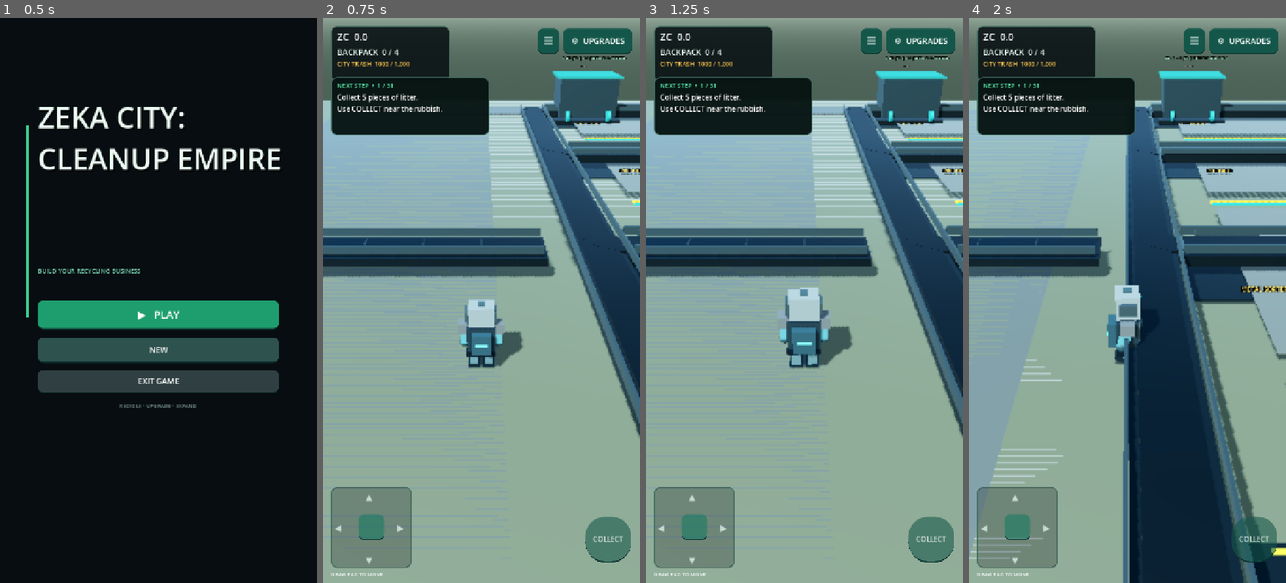
Above: before the commit, frames 1-4 (left to right).
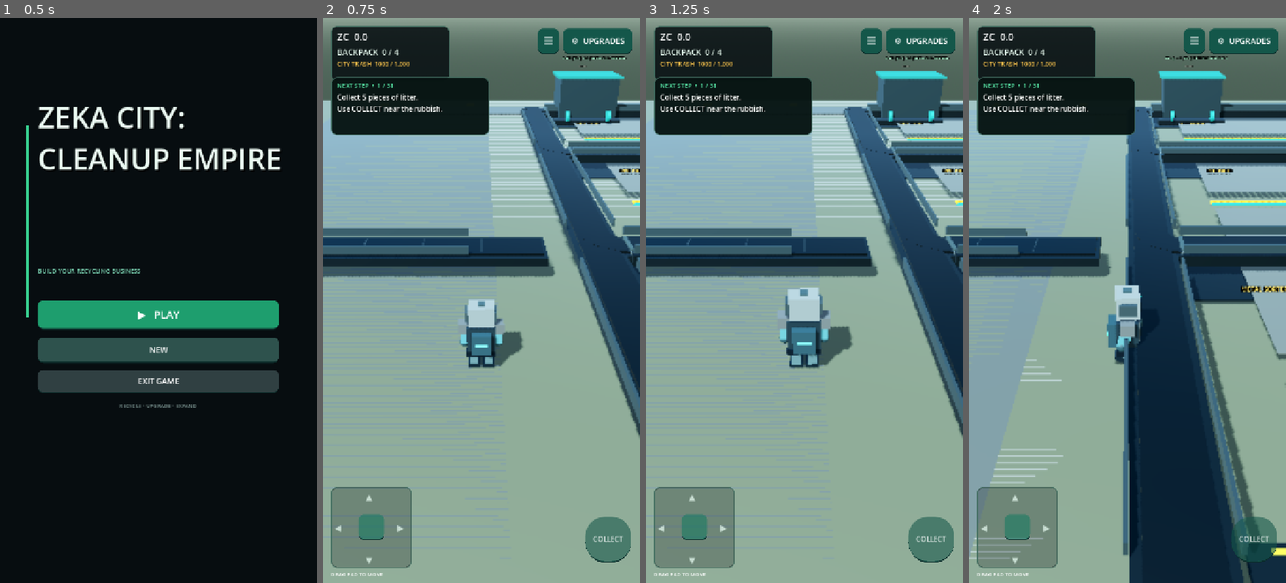
Above: after the commit, the same moments.

Repository: zekainstabot/trash-empire
Game: Godot game, scene res://Scenes/Main.tscn
Same seed, same stepped clock (60 frames per second), same inputs: the game is played once before the commit and once after it.
Inputs (mouse positions are in pixels of both pictures, inside the frame that each line leads up to):
- Up to frame 1 (0.5 s): no input
- Up to frame 2 (0.75 s): click "▶ PLAY" at 0.5 s
- Up to frame 3 (1.25 s): no input
- Up to frame 4 (2 s): move the mouse to (1197, 272) at 1.27 s; hold D (move_right) from 1.28 s (still down); click (1197, 272) at 1.42 s

Frame 1 is identical in both runs. In frame 2, 1.1% of the frame differs, in the area x 45-100%, y 15-45%; in frame 3, 1.1%; in frame 4, 1.5%, in the area x 15-95%, y 15-100%.

Commit message:
Open conveyor guard rails at belt junctions

Diff:
--- a/Scripts/main.gd
+++ b/Scripts/main.gd
@@ -3893,8 +3893,9 @@
 	# Its left end meets the tank outlet and its right end meets the middle of the five-row feed spine.
 	_box("WasteFeedMainFrame", Vector3(136.8, 0.68, 0.0), Vector3(16.8, 0.30, 1.8), dark_steel, false)
 	_box("WasteFeedMainBelt", Vector3(136.8, 0.88, 0.0), Vector3(16.55, 0.08, 1.35), belt_color, false)
+	# Keep the final section of the trunk open where it meets the distributor.
 	for side_z in [-0.78, 0.78]:
-		_box("WasteFeedMainRail", Vector3(136.8, 1.08, side_z), Vector3(16.55, 0.28, 0.08), steel, false)
+		_box("WasteFeedMainRail", Vector3(135.55, 1.08, side_z), Vector3(14.05, 0.28, 0.08), steel, false)
 	for transfer_x in range(129, 145, 2):
 		var transfer_roller := _cylinder("WasteFeedMainRoller", Vector3(float(transfer_x), 0.88, 0.0), 0.045, 1.05, Color(0.12, 0.16, 0.17), false)
 		transfer_roller.rotation_degrees.x = 90.0
@@ -3903,8 +3904,23 @@
 	_box("WasteTankConveyorIntakeBelt", Vector3(128.55, 0.89, 0.0), Vector3(1.15, 0.08, 1.42), belt_color, false)
 	_box("WasteFeedDistributorFrame", Vector3(147.0, 0.68, 0.0), Vector3(1.65, 0.30, 54.0), dark_steel, false)
 	_box("WasteFeedDistributorBelt", Vector3(147.0, 0.89, 0.0), Vector3(1.25, 0.08, 53.5), belt_color, false)
-	for side_x in [146.12, 147.88]:
-		_box("WasteFeedDistributorRail", Vector3(side_x, 1.08, 0.0), Vector3(0.08, 0.28, 53.5), steel, false)
+	# Split the distributor guard rails around every branch junction so the belts read as one connected path.
+	var distributor_gaps: Array[float] = []
+	for row in range(5):
+		distributor_gaps.append(_factory_row_z(row))
+	var gap_half_width := 1.65
+	var rail_cursor := -26.75
+	for gap_center in distributor_gaps:
+		var gap_start: float = gap_center - gap_half_width
+		var segment_length: float = gap_start - rail_cursor
+		if segment_length > 0.25:
+			for side_x in [146.12, 147.88]:
+				_box("WasteFeedDistributorRail", Vector3(side_x, 1.08, rail_cursor + segment_length * 0.5), Vector3(0.08, 0.28, segment_length), steel, false)
+		rail_cursor = gap_center + gap_half_width
+	var final_length := 26.75 - rail_cursor
+	if final_length > 0.25:
+		for side_x in [146.12, 147.88]:
+			_box("WasteFeedDistributorRail", Vector3(side_x, 1.08, rail_cursor + final_length * 0.5), Vector3(0.08, 0.28, final_length), steel, false)
 
 	# Use the existing distributor spine; avoid a duplicate parallel conveyor.
 
@@ -3929,8 +3945,7 @@
 		# Straight outlet overlaps the curved elbow and the main line, leaving no visible seam.
 		_box("FactoryFirstMachineFeedBranchFrame%d" % row, Vector3(149.65, 0.68, feed_z), Vector3(2.25, 0.30, 1.45), dark_steel, false)
 		_box("FactoryFirstMachineFeedBranchBelt%d" % row, Vector3(149.65, 0.89, feed_z), Vector3(2.18, 0.08, 1.22), belt_color, false)
-		for branch_side in [feed_z - 0.68, feed_z + 0.68]:
-			_box("FactoryFirstMachineFeedBranchRail%d" % row, Vector3(149.65, 1.08, branch_side), Vector3(2.25, 0.28, 0.08), steel, false)
+		# Branch side rails are omitted at the elbow-to-row connection for a clean open merge.
 
 	mega_factory_machine_labels.clear()
 	for row in range(5):
